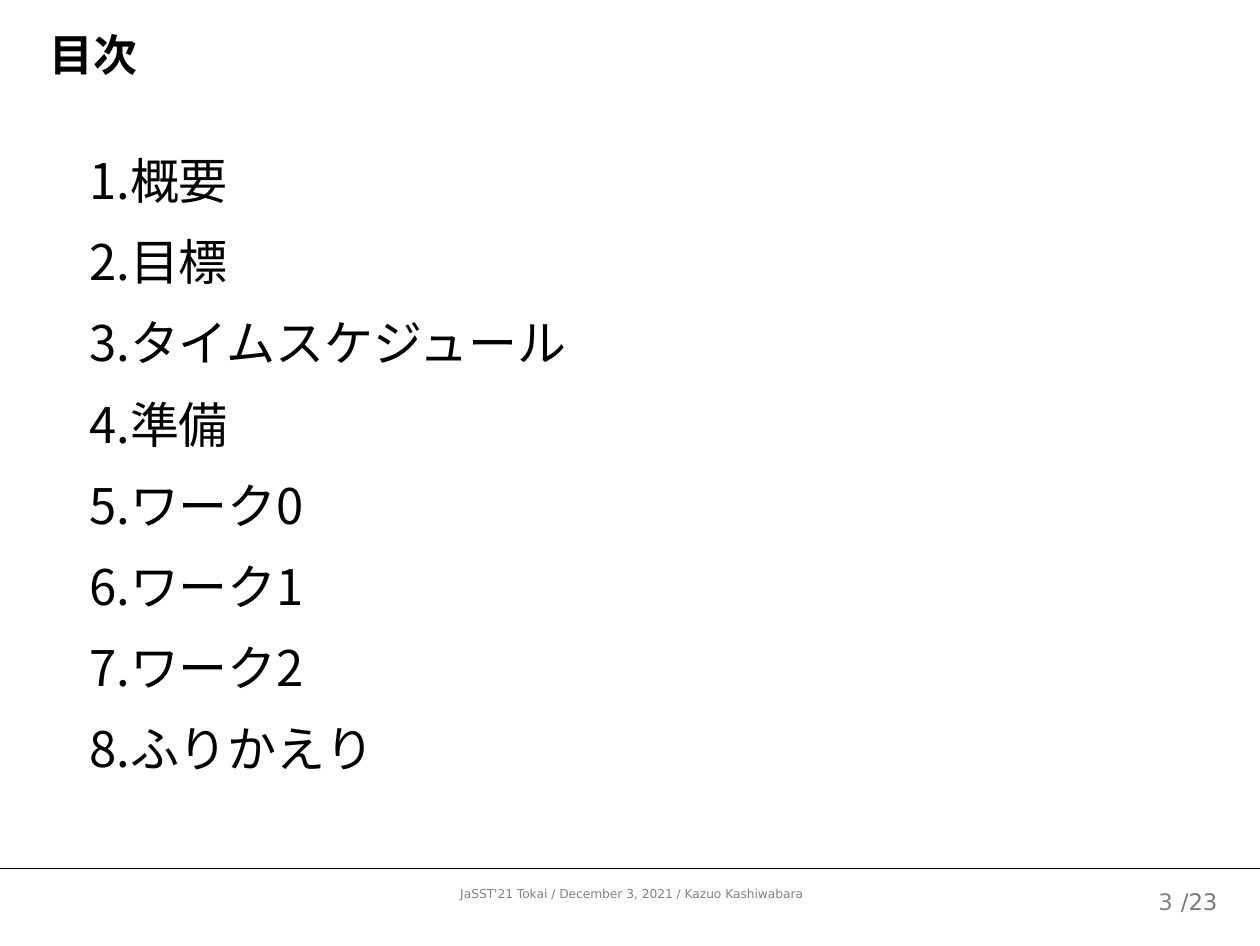
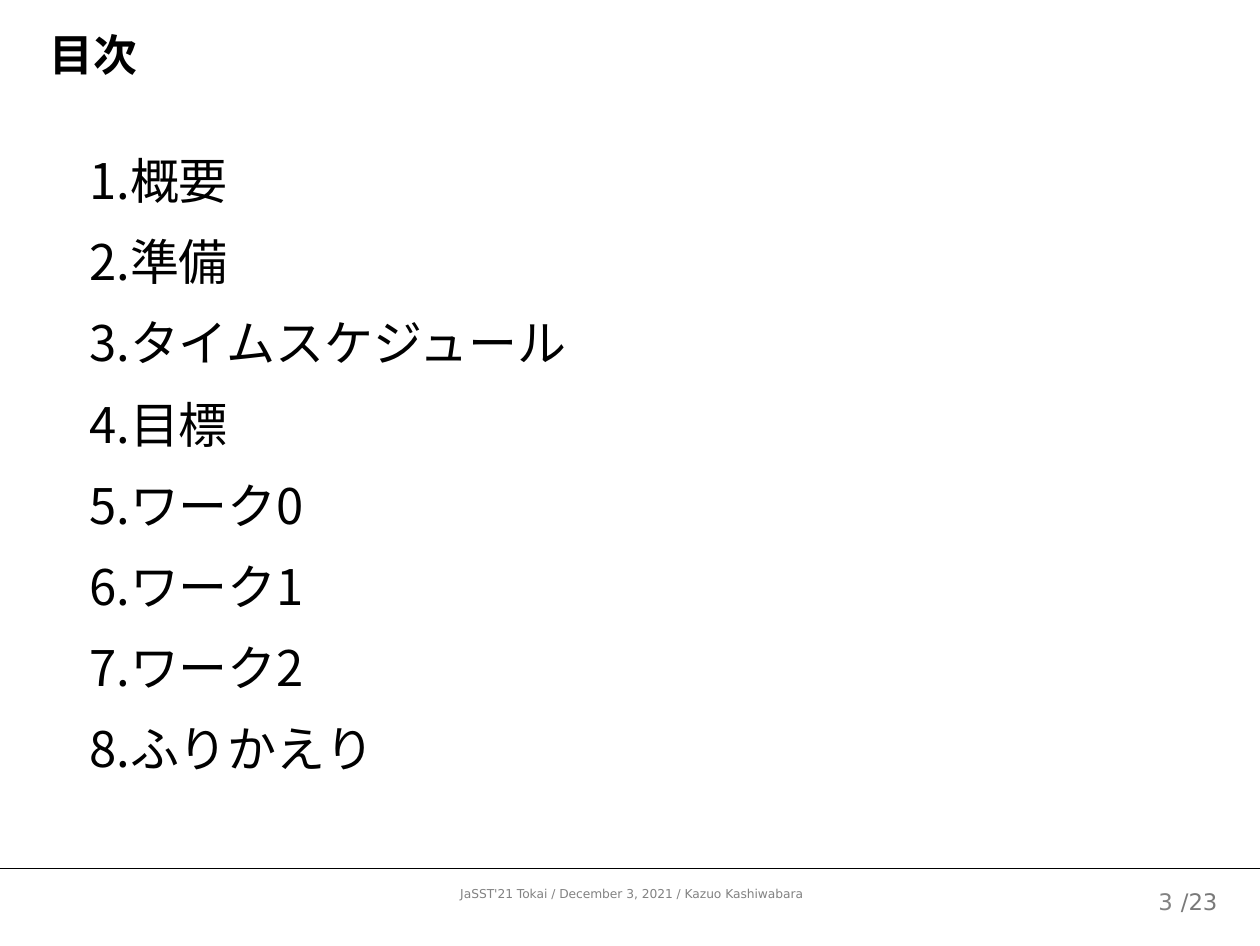
Before and after one commit to kazuo-reve/Work_MorphologicalBasedReview, a slide deck: slide 4 of 形態素ベースドレビューワークショップ.pptx. Drawn at 1260x946 pixels with LibreOffice and Linux fonts; fonts in the diff are those of the drawing. Boxes give left, top, right and bottom in pixels: in the first picture for what was removed or moved away, otherwise in the second. Text is boxed around its words. In the diff, an @@ line names an element or a change of style, - is before the commit and + after.

```diff
--- a/形態素ベースドレビューワークショップ.pptx
+++ b/形態素ベースドレビューワークショップ.pptx
@@ text at <box>89,238,566,363</box>: paragraphs added @@
+2. 準備
+3. タイムスケジュール
@@ text at <box>89,321,566,447</box>: paragraphs removed @@
-3. タイムスケジュール
-4. 準備
```
Also in this commit, not shown: 3 other slides changed.
